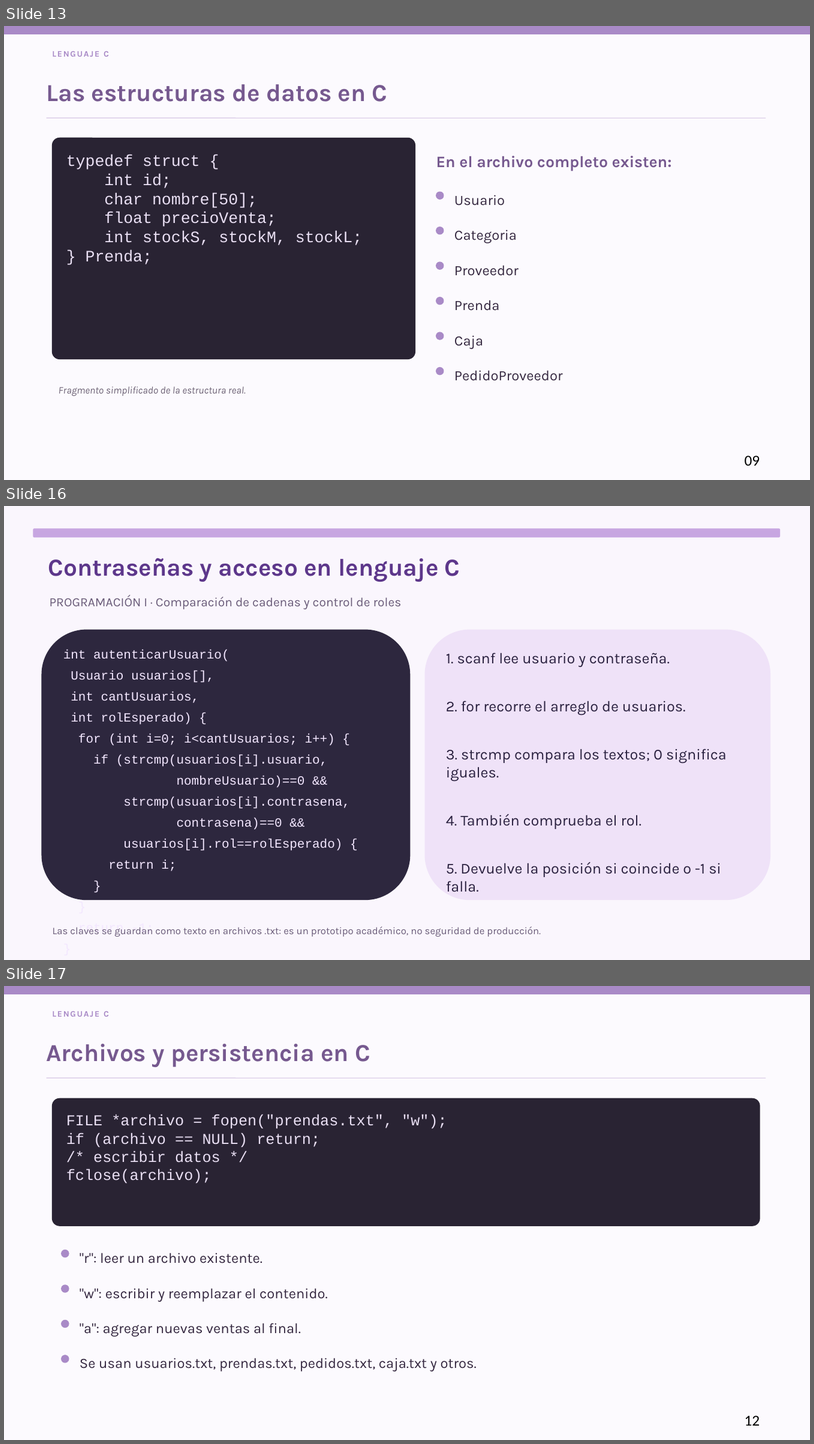
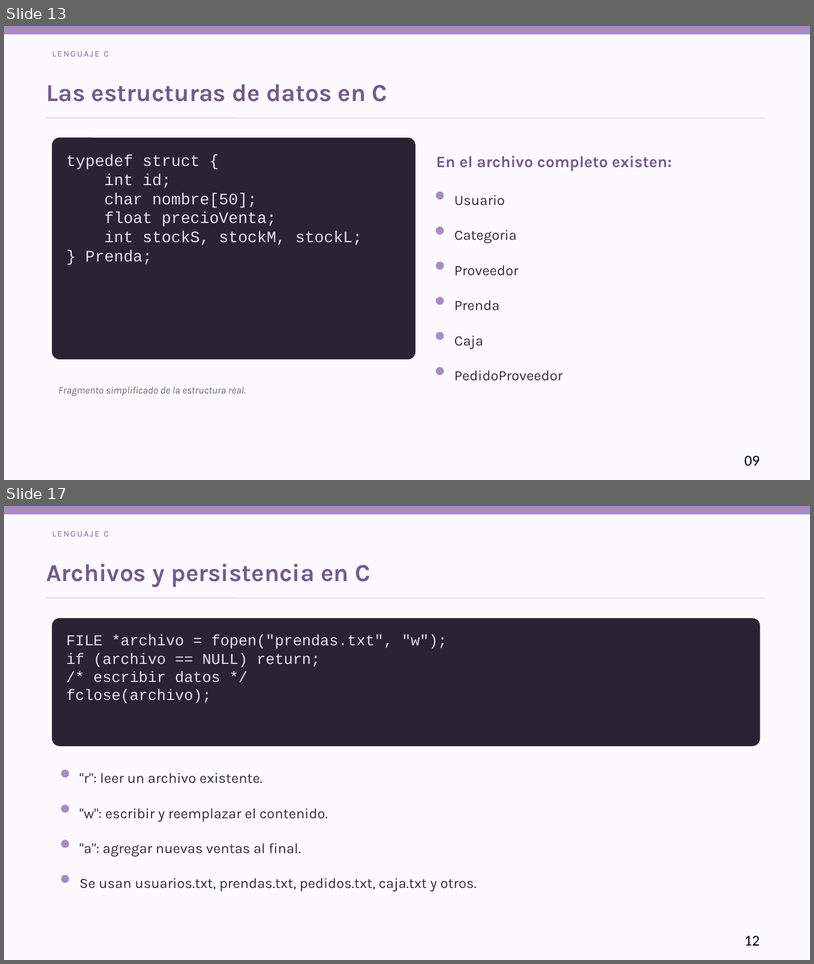
Before and after one commit to Daiiveliz/ProyectoIndumentariaPro, a slide deck: TIENDA_PRO_Presentacion_Equipo_y_GitHub.pptx. Shown one above the other, each under a label of ours: slides 13, 16 and 17 before the commit, slides 13 and 17 after it; the slides between them are not shown. The pictures are 814x1444 and 814x964 pixels, drawn with LibreOffice and Linux fonts; fonts in the diff are those of the drawing. Boxes give left, top, right and bottom in pixels: in the first picture for what was removed or moved away, otherwise in the second. Text is boxed around its words. In the diff, an @@ line names an element or a change of style, - is before the commit and + after.

```diff
--- a/TIENDA_PRO_Presentacion_Equipo_y_GitHub.pptx
+++ b/TIENDA_PRO_Presentacion_Equipo_y_GitHub.pptx
@@ slide 16 removed at <box>4,506,810,960</box>, background #FAF6FD @@
@@ rounded rectangle removed at <box>33,528,781,537</box> @@
@@ text removed at <box>48,558,461,582</box> @@
-Contraseñas y acceso en lenguaje C
@@ text removed at <box>50,595,402,609</box> @@
-PROGRAMACIÓN I · Comparación de cadenas y control de roles
@@ rounded rectangle removed at <box>42,630,411,900</box> @@
@@ rounded rectangle removed at <box>425,630,771,900</box> @@
@@ text removed at <box>63,649,350,871</box> @@
-int autenticarUsuario(
-Usuario usuarios[],
-int cantUsuarios,
-int rolEsperado) {
-for (int i=0; i<cantUsuarios; i++) {
-if (strcmp(usuarios[i].usuario,
-nombreUsuario)==0 &&
-strcmp(usuarios[i].contrasena,
-contrasena)==0 &&
-usuarios[i].rol==rolEsperado) {
-return i;
-}
-}
-return -1;
-}
@@ text removed at <box>446,652,727,892</box> @@
-1. scanf lee usuario y contraseña.
-2. for recorre el arreglo de usuarios.
-3. strcmp compara los textos; 0 significa iguales.
-4. También comprueba el rol.
-5. Devuelve la posición si coincide o -1 si falla.
@@ text removed at <box>155,926,541,936</box> @@
-Las claves se guardan como texto en archivos .txt: es un prototipo académico, no seguridad de producción.
```
Also in this commit, not shown: 3 slides changed, 3 slides added, 1 other slide removed.
